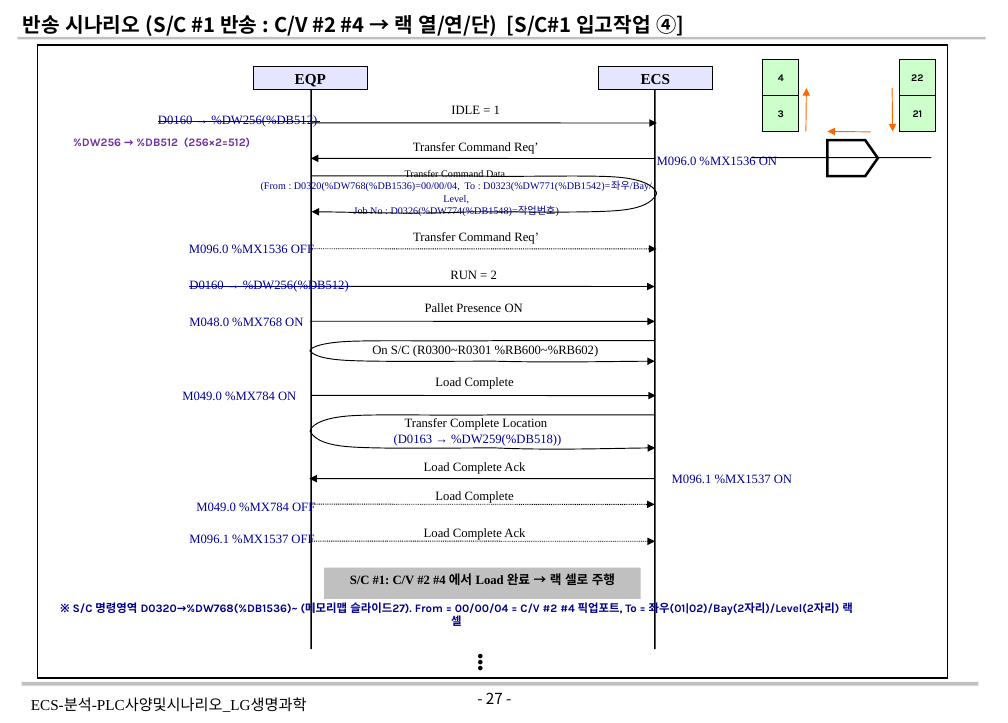
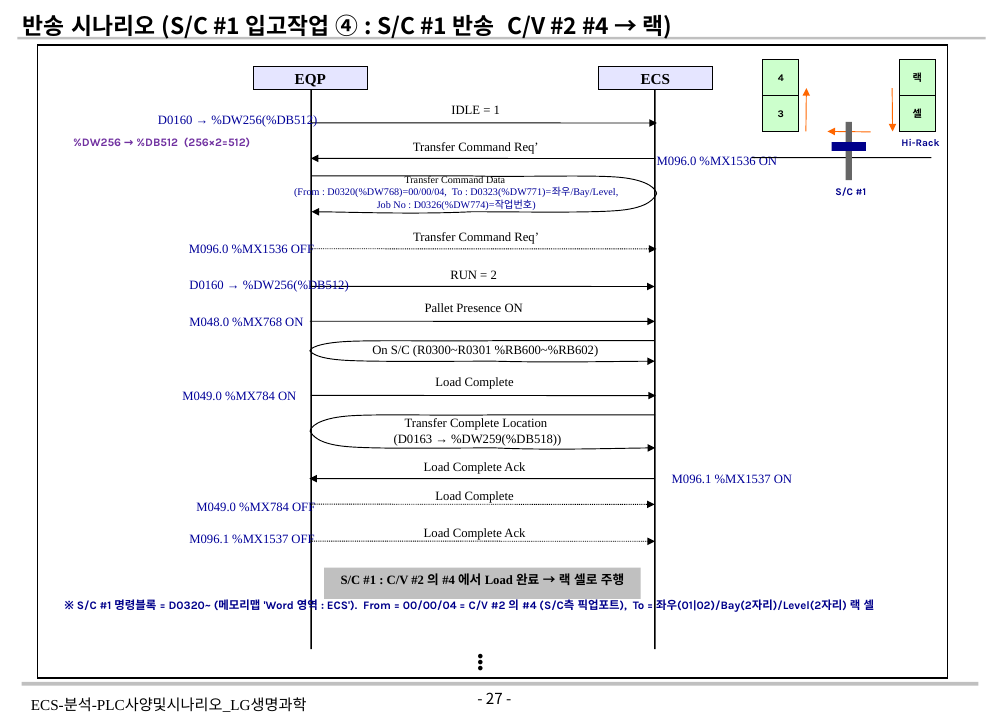
Before and after one commit to yeorijby-coder/LGLS_ALL, a slide deck: slide 27 of ECS-분석-PLC사양및시나리오_LG생명과학_V1.3_20260819.pptx. Drawn at 1008x723 pixels with LibreOffice and Linux fonts; fonts in the diff are those of the drawing; background and template pictures are left out. Boxes give left, top, right and bottom in pixels: in the first picture for what was removed or moved away, otherwise in the second. Text is boxed around its words. In the diff, an @@ line names an element or a change of style, - is before the commit and + after.

```diff
--- a/ECS-분석-PLC사양및시나리오_LG생명과학_V1.3_20260819.pptx
+++ b/ECS-분석-PLC사양및시나리오_LG생명과학_V1.3_20260819.pptx
@@ text at bbox=[23, 14, 673, 39]: text changed; size 16 to 18 pt @@
-반송 시나리오 (S/C #1 반송 : C/V #2 #4 → 랙 열/연/단) [S/C#1 입고작업 ④]
+반송 시나리오 (S/C #1 입고작업 ④ : S/C #1 반송 C/V #2 #4 → 랙)
@@ text in rectangle at bbox=[913, 72, 922, 82]: text changed @@
-22
+랙
@@ text "D0160 → %DW256(%DB512)" at bbox=[158, 114, 317, 127]: strikethrough off @@
@@ text in rectangle at bbox=[913, 107, 922, 121]: text changed @@
-21
+셀
@@ pentagon arrow removed at bbox=[827, 140, 877, 175] @@
@@ rectangle added at bbox=[832, 142, 866, 152], fill #00008B @@
@@ rectangle added at bbox=[845, 121, 852, 180], fill #666666 @@
@@ text added at bbox=[901, 139, 939, 146], 8 pt, text #00008B, bold @@
+Hi-Rack
@@ rounded rectangle "Transfer Command Data": place and size @@
-rounded rectangle "Transfer Command Data" at bbox=[246, 164, 667, 219]
+rounded rectangle "Transfer Command Data" at bbox=[291, 172, 623, 213]
@@ text in rounded rectangle at bbox=[294, 188, 618, 210]: text changed @@
-(From : D0320(%DW768(%DB1536)=00/00/04, To : D0323(%DW771(%DB1542)=좌우/Bay/Level,
-Job No : D0326(%DW774(%DB1548)=작업번호)
+(From : D0320(%DW768)=00/00/04, To : D0323(%DW771)=좌우/Bay/Level,
+Job No : D0326(%DW774)=작업번호)
@@ text added at bbox=[835, 187, 867, 196], 8 pt, text #00008B, bold @@
+S/C #1
@@ text "D0160 → %DW256(%DB512)" at bbox=[189, 279, 349, 292]: strikethrough off @@
@@ text in rounded rectangle at bbox=[394, 434, 561, 446]: text colour none to #000000 in "(D0163 → %DW259(%DB518))" @@
@@ text at bbox=[77, 597, 875, 613]: text changed @@
-※ S/C 명령영역 D0320→%DW768(%DB1536)~ (메모리맵 슬라이드27). From = 00/00/04 = C/V #2 #4 픽업포트, To = 좌우(01|02)/Bay(2자리)/Level(2자리) 랙 셀
+※ S/C #1 명령블록 = D0320~ (메모리맵 'Word 영역 : ECS'). From = 00/00/04 = C/V #2 의 #4 (S/C측 픽업포트), To = 좌우(01|02)/Bay(2자리)/Level(2자리) 랙 셀
@@ text in rectangle at bbox=[341, 573, 624, 585]: text changed @@
-S/C #1: C/V #2 #4 에서 Load 완료 → 랙 셀로 주행
+S/C #1 : C/V #2 의 #4 에서 Load 완료 → 랙 셀로 주행
```
Also in this commit, not shown: 19 other slides changed, 36 slides removed.
